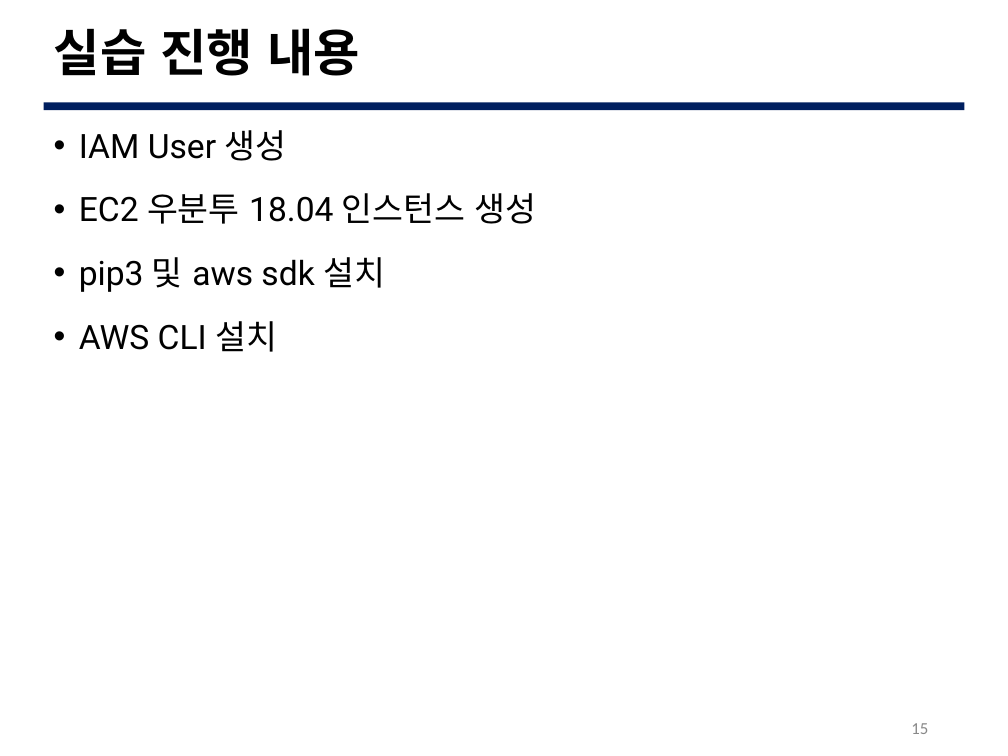
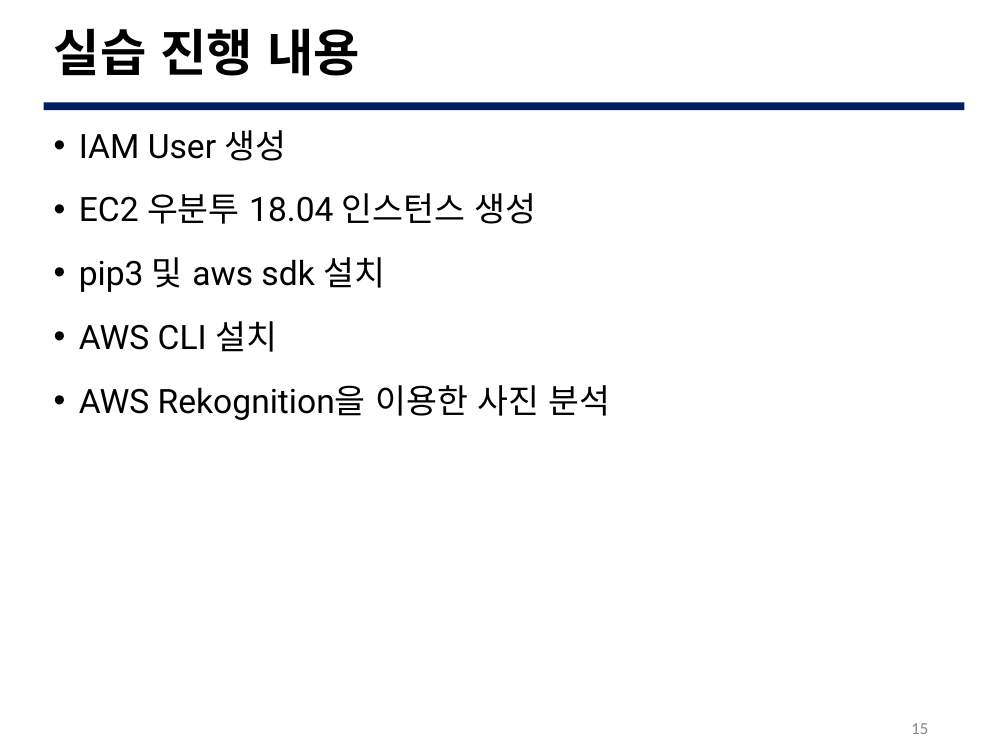
Before and after one commit to G0DCH/AWS_Rekognition_Slide, a slide deck: slide 15 of ppt/AWS Rekognition Slide.pptx. Drawn at 1008x756 pixels with LibreOffice and Linux fonts; fonts in the diff are those of the drawing; background and template pictures are left out. Boxes give left, top, right and bottom in pixels: in the first picture for what was removed or moved away, otherwise in the second. Text is boxed around its words. In the diff, an @@ line names an element or a change of style, - is before the commit and + after.

```diff
--- a/ppt/AWS Rekognition Slide.pptx
+++ b/ppt/AWS Rekognition Slide.pptx
@@ text at bbox=[79, 385, 611, 420]: paragraph added @@
+• AWS Rekognition을 이용한 사진 분석
```
Also in this commit, not shown: 5 other slides changed, 10 slides added, 28 slides removed.
